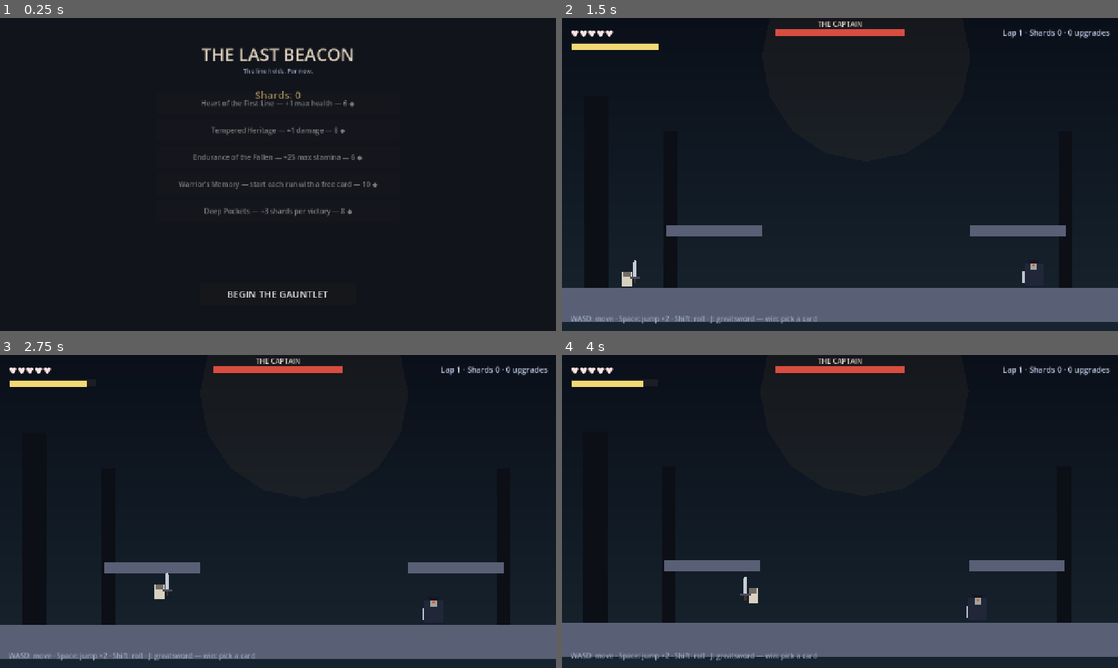
Above: before the commit, frames 1-4 (two rows, left to right).
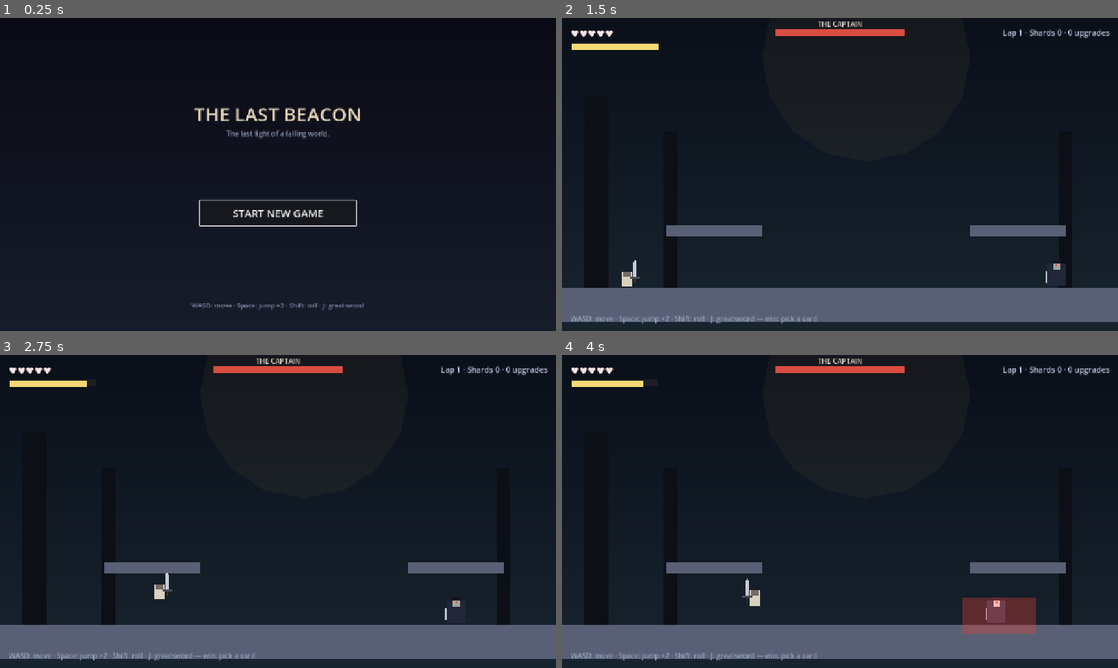
Above: after the commit, the same moments.

Repository: hugoborgplotnikov-boop/the-last-beacon
Game: Godot game, scene res://scenes/main_menu.tscn
The game is run twice, just before and just after one commit, with the same random seed, the same clock (stepped at 60 frames per second) and the same inputs. Before the commit the project starts from res://scenes/shop.tscn.
Inputs (mouse positions are in pixels of both pictures, inside the frame that each line leads up to):
- Up to frame 1 (0.25 s): no input
- Up to frame 2 (1.5 s): click (840, 293) at 0.5 s, where only the run before the commit has a clickable "BEGIN THE GAUNTLET"; click (840, 212) at 1.25 s, where only the run after the commit has a clickable "START NEW GAME"
- Up to frame 3 (2.75 s): hold D (move_right) from 2.03 s (still down); tap Shift (roll) at 2.1 s; tap Space (jump) at 2.27, 2.3, 2.57 s
- Up to frame 4 (4 s): tap Space (jump) at 2.85, 3.02, 3.32, 3.8 s; tap Shift (roll) at 3.05 s; release D (move_right) at 3.53 s; hold A (move_left) from 3.53 s (still down); tap J (attack) at 3.6 s

The runs differ from the first frame. In frame 1, 3.8% of the frame differs, in the area x 32-68%, y 9-94%; in frame 2, 0.2%; in frame 3, less than 0.1%; in frame 4, 3.4%.

Commit message:
feat: main menu replaces the shop — START NEW GAME (user call)
The shards shop is resting; the game now boots into a dark-epic main
menu (title, glow, START NEW GAME, controls hint) and death returns
there instead of the shop.
- scenes/main_menu.tscn + scripts/main_menu.gd (new)
- scenes/shop.tscn + scripts/shop.gd removed
- run.gd: SHOP_SCENE -> main_menu; the wallet/unlocks/save plumbing
  stays live and tested (the shop can return anytime)
- test_shop: now checks the menu's start button; meta-layer claims kept
- project.godot main scene -> main_menu
- suite 12/12 green; docs updated

Diff:
--- a/dev/TheLastBeacon/project.godot
+++ b/dev/TheLastBeacon/project.godot
@@ -12,7 +12,7 @@
 
 config/name="The Last Beacon"
 config/description="A 2D boss-gauntlet roguelike — you are the last beacon of a falling world. Face the champions who fell before you."
-run/main_scene="res://scenes/shop.tscn"
+run/main_scene="res://scenes/main_menu.tscn"
 config/features=PackedStringArray("4.7", "GL Compatibility")
 
 [display]
--- /dev/null
+++ b/dev/TheLastBeacon/scenes/main_menu.tscn
@@ -0,0 +1,106 @@
+[gd_scene load_steps=3 format=3]
+
+[ext_resource type="Script" path="res://scripts/main_menu.gd" id="1"]
+
+[sub_resource type="Gradient" id="Grad_bg"]
+offsets = PackedFloat32Array(0, 1)
+colors = PackedColorArray(0.04, 0.04, 0.08, 1, 0.09, 0.11, 0.17, 1)
+
+[sub_resource type="GradientTexture2D" id="Tex_bg"]
+gradient = SubResource("Grad_bg")
+width = 64
+height = 64
+fill_from = Vector2(0.5, 0)
+fill_to = Vector2(0.5, 1)
+
+[node name="MainMenu" type="Control"]
+layout_mode = 3
+anchors_preset = 15
+anchor_right = 1.0
+anchor_bottom = 1.0
+grow_horizontal = 2
+grow_vertical = 2
+script = ExtResource("1")
+
+[node name="Backdrop" type="TextureRect" parent="."]
+layout_mode = 1
+anchors_preset = 15
+anchor_right = 1.0
+anchor_bottom = 1.0
+grow_horizontal = 2
+grow_vertical = 2
+texture = SubResource("Tex_bg")
+
+[node name="Glow" type="Polygon2D" parent="."]
+z_index = -1
+position = Vector2(640, 300)
+color = Color(1, 0.75, 0.4, 0.07)
+polygon = PackedVector2Array(300, 0, 277.1, 114.8, 212.1, 212.1, 114.8, 277.1, 0, 300, -114.8, 277.1, -212.1, 212.1, -277.1, 114.8, -300, 0, -277.1, -114.8, -212.1, -212.1, -114.8, -277.1, 0, -300, 114.8, -277.1, 212.1, -212.1, 277.1, -114.8)
+
+[node name="Title" type="Label" parent="."]
+layout_mode = 1
+anchors_preset = 10
+anchor_right = 1.0
+offset_top = 190.0
+offset_bottom = 250.0
+grow_horizontal = 2
+theme_override_colors/font_color = Color(0.9, 0.84, 0.72, 1)
+theme_override_font_sizes/font_size = 44
+horizontal_alignment = 1
+text = "THE LAST BEACON"
+
+[node name="Subtitle" type="Label" parent="."]
+layout_mode = 1
+anchors_preset = 10
+anchor_right = 1.0
+offset_top = 254.0
+offset_bottom = 280.0
+grow_horizontal = 2
+theme_override_colors/font_color = Color(0.58, 0.62, 0.72, 1)
+theme_override_font_sizes/font_size = 16
+horizontal_alignment = 1
+text = "The last light of a falling world."
+
+[node name="UI" type="Control" parent="."]
+layout_mode = 1
+anchors_preset = 15
+anchor_right = 1.0
+anchor_bottom = 1.0
+grow_horizontal = 2
+grow_vertical = 2
+
+[node name="StartButton" type="Button" parent="UI"]
+layout_mode = 1
+anchors_preset = 8
+anchor_left = 0.5
+anchor_top = 0.5
+anchor_right = 0.5
+anchor_bottom = 0.5
+offset_left = -180.0
+offset_top = 60.0
+offset_right = 180.0
+offset_bottom = 118.0
+grow_horizontal = 2
+grow_vertical = 2
+theme_override_font_sizes/font_size = 24
+text = "START NEW GAME"
+
+[node name="Controls" type="Label" parent="UI"]
+layout_mode = 1
+anchors_preset = 7
+anchor_left = 0.5
+anchor_top = 1.0
+anchor_right = 0.5
+anchor_bottom = 1.0
+offset_left = -420.0
+offset_top = -70.0
+offset_right = 420.0
+offset_bottom = -40.0
+grow_horizontal = 2
+grow_vertical = 0
+theme_override_colors/font_color = Color(0.5, 0.54, 0.64, 1)
+theme_override_font_sizes/font_size = 15
+horizontal_alignment = 1
+text = "WASD: move · Space: jump ×2 · Shift: roll · J: greatsword"
+
+[connection signal="pressed" from="UI/StartButton" to="." method="_on_start_pressed"]
--- a/dev/TheLastBeacon/scenes/shop.tscn
+++ /dev/null
@@ -1,98 +0,0 @@
-[gd_scene load_steps=2 format=3]
-
-[ext_resource type="Script" path="res://scripts/shop.gd" id="1"]
-
-[node name="Shop" type="Control"]
-layout_mode = 3
-anchors_preset = 15
-anchor_right = 1.0
-anchor_bottom = 1.0
-grow_horizontal = 2
-grow_vertical = 2
-script = ExtResource("1")
-
-[node name="Backdrop" type="ColorRect" parent="."]
-layout_mode = 1
-anchors_preset = 15
-anchor_right = 1.0
-anchor_bottom = 1.0
-grow_horizontal = 2
-grow_vertical = 2
-color = Color(0.07, 0.08, 0.11, 1)
-
-[node name="Title" type="Label" parent="."]
-layout_mode = 1
-anchors_preset = 10
-anchor_right = 1.0
-offset_top = 56.0
-offset_bottom = 110.0
-grow_horizontal = 2
-theme_override_colors/font_color = Color(0.85, 0.8, 0.72, 1)
-theme_override_font_sizes/font_size = 40
-horizontal_alignment = 1
-text = "THE LAST BEACON"
-
-[node name="Subtitle" type="Label" parent="."]
-layout_mode = 1
-anchors_preset = 10
-anchor_right = 1.0
-offset_top = 112.0
-offset_bottom = 134.0
-grow_horizontal = 2
-theme_override_colors/font_color = Color(0.55, 0.58, 0.66, 1)
-theme_override_font_sizes/font_size = 14
-horizontal_alignment = 1
-text = "The line holds. For now."
-
-[node name="UI" type="Control" parent="."]
-layout_mode = 1
-anchors_preset = 15
-anchor_right = 1.0
-anchor_bottom = 1.0
-grow_horizontal = 2
-grow_vertical = 2
-
-[node name="BalanceLabel" type="Label" parent="UI"]
-layout_mode = 1
-anchors_preset = 10
-anchor_right = 1.0
-offset_top = 160.0
-offset_bottom = 196.0
-grow_horizontal = 2
-theme_override_colors/font_color = Color(0.85, 0.72, 0.45, 1)
-theme_override_font_sizes/font_size = 24
-horizontal_alignment = 1
-text = "Shards: 0"
-
-[node name="ItemList" type="VBoxContainer" parent="UI"]
-layout_mode = 1
-anchors_preset = 8
-anchor_left = 0.5
-anchor_top = 0.5
-anchor_right = 0.5
-anchor_bottom = 0.5
-offset_left = -280.0
-offset_top = -190.0
-offset_right = 280.0
-offset_bottom = 110.0
-grow_horizontal = 2
-grow_vertical = 2
-theme_override_constants/separation = 10
-
-[node name="BeginButton" type="Button" parent="UI"]
-layout_mode = 1
-anchors_preset = 7
-anchor_left = 0.5
-anchor_top = 1.0
-anchor_right = 0.5
-anchor_bottom = 1.0
-offset_left = -180.0
-offset_top = -110.0
-offset_right = 180.0
-offset_bottom = -60.0
-grow_horizontal = 2
-grow_vertical = 0
-theme_override_font_sizes/font_size = 22
-text = "BEGIN THE GAUNTLET"
-
-[connection signal="pressed" from="UI/BeginButton" to="." method="_on_begin_pressed"]
--- /dev/null
+++ b/dev/TheLastBeacon/scripts/main_menu.gd
@@ -0,0 +1,14 @@
+extends Control
+## The main menu — the game boots here. One choice: START NEW GAME.
+## (The shards shop is resting; its save plumbing lives on in run.gd.)
+
+@onready var start_button: Button = $UI/StartButton
+
+
+func _ready() -> void:
+	start_button.grab_focus()
+
+
+func _on_start_pressed() -> void:
+	Run.init_run()
+	get_tree().change_scene_to_file("res://scenes/captain_arena.tscn")
--- a/dev/TheLastBeacon/scripts/run.gd
+++ b/dev/TheLastBeacon/scripts/run.gd
@@ -11,7 +11,7 @@
 	"res://scenes/fallen_beacon_arena.tscn",
 ]
 
-const SHOP_SCENE := "res://scenes/shop.tscn"
+const SHOP_SCENE := "res://scenes/main_menu.tscn"
 const SAVE_PATH := "user://beacon_save.cfg"
 
 ## Card pool: id -> {title, desc, buffs} — buffs accumulate per run and are
@@ -95,7 +95,7 @@
 	get_tree().change_scene_to_file(current_arena())
 
 
-## The run is over: the hero returns to the shop with the wallet intact.
+## The run is over: back to the main menu with the wallet intact.
 func restart_run() -> void:
 	init_run()
 	save_game()
--- a/dev/TheLastBeacon/scripts/shop.gd
+++ /dev/null
@@ -1,41 +0,0 @@
-extends Control
-## The shards shop — the hub between runs. The hero's permanent unlocks
-## live here: spend shards on them, then begin the gauntlet again.
-
-@onready var balance_label: Label = $UI/BalanceLabel
-@onready var item_list: VBoxContainer = $UI/ItemList
-
-
-func _ready() -> void:
-	_refresh()
-
-
-func _refresh() -> void:
-	balance_label.text = "Shards: %d" % Run.shards
-	for child in item_list.get_children():
-		child.queue_free()
-	for id in Run.SHOP:
-		var item: Dictionary = Run.SHOP[id]
-		var owned: int = Run.meta_unlocks.get(id, 0)
-		var btn := Button.new()
-		btn.custom_minimum_size = Vector2(560, 52)
-		btn.text = "%s — %s — %d ◆" % [item["title"], item["desc"], item["cost"]]
-		if owned > 0:
-			btn.text += " (owned %d)" % owned
-		if owned >= item["max"]:
-			btn.text += " — MAXED"
-			btn.disabled = true
-		elif Run.shards < item["cost"]:
-			btn.disabled = true
-		btn.pressed.connect(_on_item_pressed.bind(id))
-		item_list.add_child(btn)
-
-
-func _on_item_pressed(id: String) -> void:
-	if Run.purchase(id):
-		_refresh()
-
-
-func _on_begin_pressed() -> void:
-	Run.init_run()
-	get_tree().change_scene_to_file("res://scenes/captain_arena.tscn")
--- a/dev/TheLastBeacon/tests/test_shop.gd
+++ b/dev/TheLastBeacon/tests/test_shop.gd
@@ -1,7 +1,9 @@
 extends SceneTree
-## test_shop.gd — the meta-currency contract: the wallet persists to disk,
-## purchases spend shards and record unlocks, affordability and caps are
-## enforced, and init_run folds permanent unlocks into every fresh run.
+## test_shop.gd — the meta-layer contract (the shop UI is resting; the
+## wallet, purchases, persistence, and run-folding logic live on in run.gd
+## for when the shop returns): affordability and caps are enforced, the
+## wallet persists to disk, and init_run folds permanent unlocks into every
+## fresh run. The game currently boots into the main menu.
 ## Deterministic: starts from a wiped save file.
 
 const HARNESS = preload("res://tests/harness.gd")
@@ -10,7 +12,7 @@
 var frames := 0
 var h: RefCounted
 var run: Node
-var shop: Control
+var menu: Control
 
 
 func _initialize() -> void:
@@ -55,19 +57,20 @@
 	run.shards = 0
 	run.record_victory()
 	h.check(run.shards == 6, "pockets victory pays 6 (3+3)")
-	# The shop scene exists and exposes its controls.
-	var shop_scene: PackedScene = load("res://scenes/shop.tscn")
-	shop = shop_scene.instantiate()
-	root.add_child(shop)
-	print("TEST shop: wallet+purchases+persistence+meta ok — checking the scene")
+	# The main menu exists and exposes its controls.
+	var menu_scene: PackedScene = load("res://scenes/main_menu.tscn")
+	menu = menu_scene.instantiate()
+	root.add_child(menu)
+	print("TEST shop: wallet+purchases+persistence+meta ok — checking the menu")
 
 
 func _physics_process(_delta: float) -> bool:
 	frames += 1
 	match frames:
 		5:
-			h.check(shop.get_node("UI/BalanceLabel") != null, "shop has a balance label")
-			h.check(shop.get_node("UI/BeginButton") != null, "shop has the begin button")
-			h.check(shop.get_node("UI/ItemList") != null, "shop has the item list")
+			h.check(menu.get_node("UI/StartButton") != null, "menu has the start button")
+			h.check(menu.get_node("Title") != null, "menu has the title")
+			h.check(menu.get_node("UI/StartButton").text == "START NEW GAME",
+				"start button says START NEW GAME")
 			quit(0 if h.summary() else 1)
 	return false
Not shown, added: dev/TheLastBeacon/scripts/main_menu.gd.uid
Not shown, removed: dev/TheLastBeacon/scripts/shop.gd.uid
Not shown, changed: design/02-game-design-doc.md
Not shown, changed: design/03-boss-gauntlet-pitch.md
Not shown, changed: dev/TheLastBeacon/README.md
